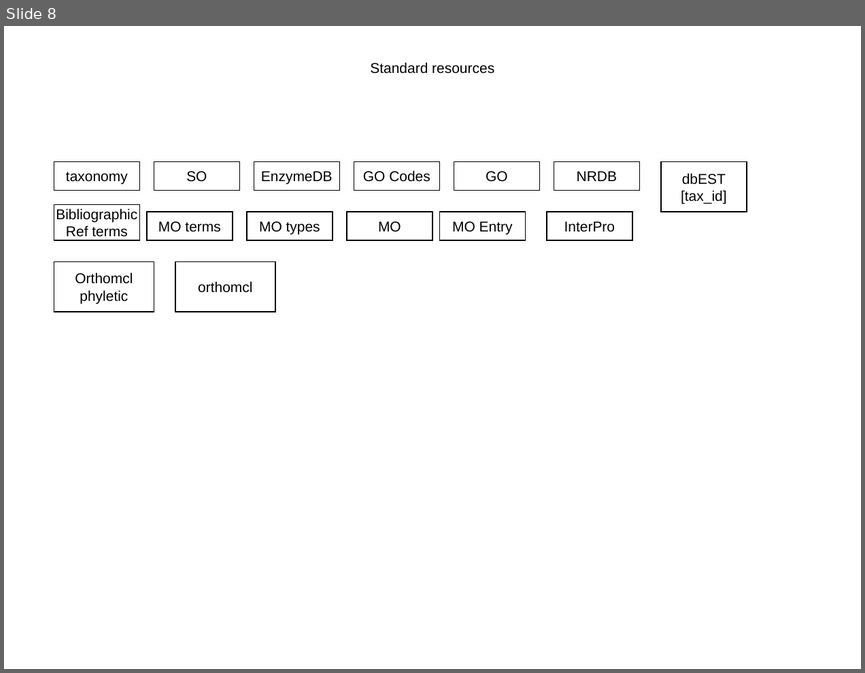
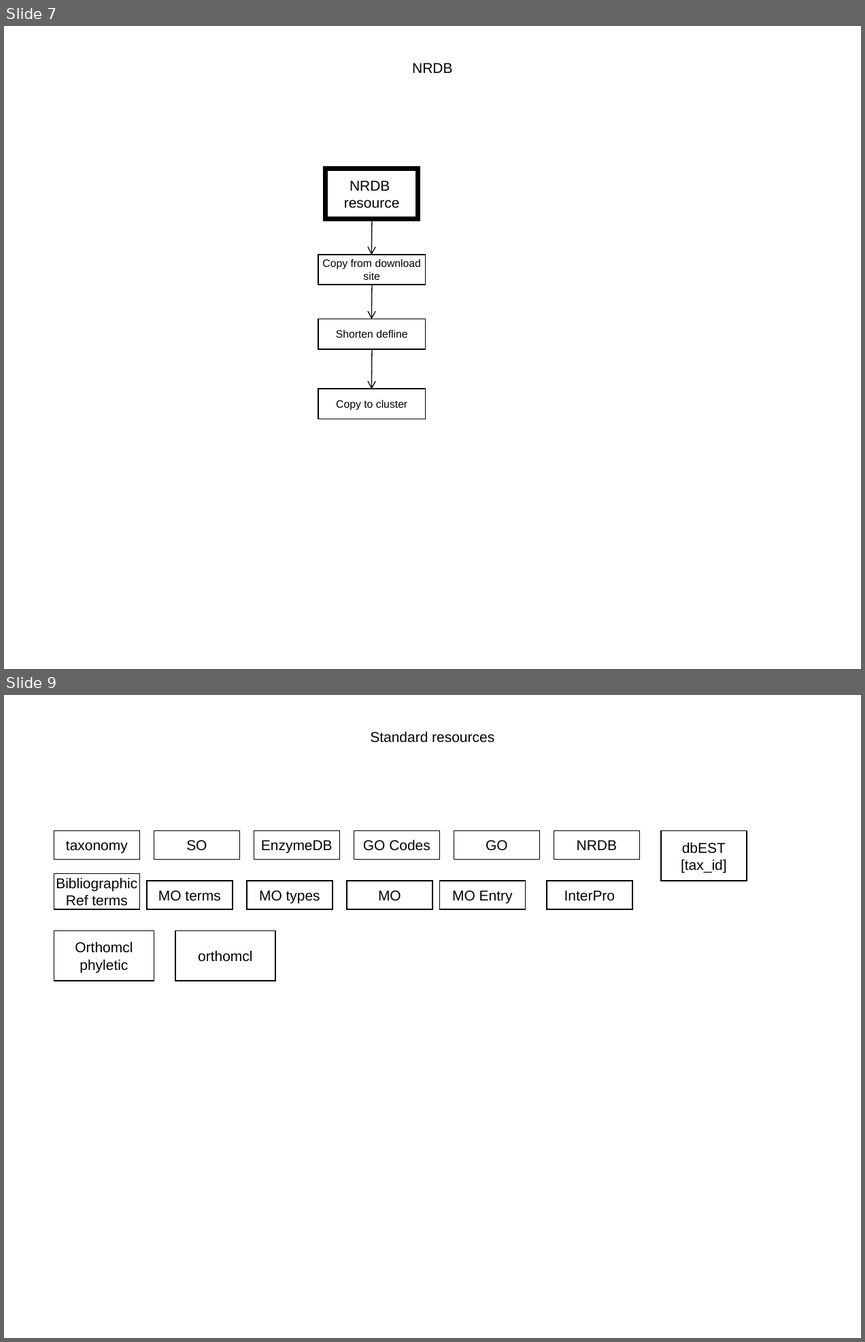
Before and after one commit to VEuPathDB/ApiCommonData, a slide deck: Load/doc/workflow/plasmodb/7.7/ApiWorkFlow.ppt. Shown one above the other, each under a label of ours: slide 8 before the commit, slides 7 and 9 after it; the slides between them are not shown. The pictures are 865x673 and 865x1342 pixels, drawn with LibreOffice and Linux fonts; fonts in the diff are those of the drawing. Boxes give left, top, right and bottom in pixels: in the first picture for what was removed or moved away, otherwise in the second. Text is boxed around its words. In the diff, an @@ line names an element or a change of style, - is before the commit and + after.

```diff
--- a/Load/doc/workflow/plasmodb/7.7/ApiWorkFlow.ppt
+++ b/Load/doc/workflow/plasmodb/7.7/ApiWorkFlow.ppt
@@ slide 7 added at <box>4,26,861,669</box>, background #FFFFFF @@
@@ title added at <box>412,63,452,73</box>, 12 pt, text #000000 @@
+NRDB
@@ rectangle added at <box>325,169,418,219</box>, outline #000000 4 pt, 12 pt, text #000000 @@
+NRDB
+resource
@@ arrow added from (372, 219) to (372, 254), #000000 0.74 pt @@
@@ rectangle added at <box>318,254,426,285</box>, outline #000000 0.99 pt, 9 pt, text #000000 @@
+Copy from download
+site
@@ arrow added from (372, 285) to (372, 319), #000000 0.74 pt @@
@@ rectangle added at <box>318,319,426,349</box>, outline #000000 0.99 pt, 9 pt, text #000000 @@
+Shorten defline
@@ arrow added from (372, 349) to (372, 389), #000000 0.74 pt @@
@@ rectangle added at <box>318,388,426,418</box>, outline #000000 0.99 pt, 9 pt, text #000000 @@
+Copy to cluster
@@ what was slide 8 is now slide 9 @@
```
Also in this commit, not shown: 3 slides changed, 3 other slides added, 2 slides removed, 6 other files.
